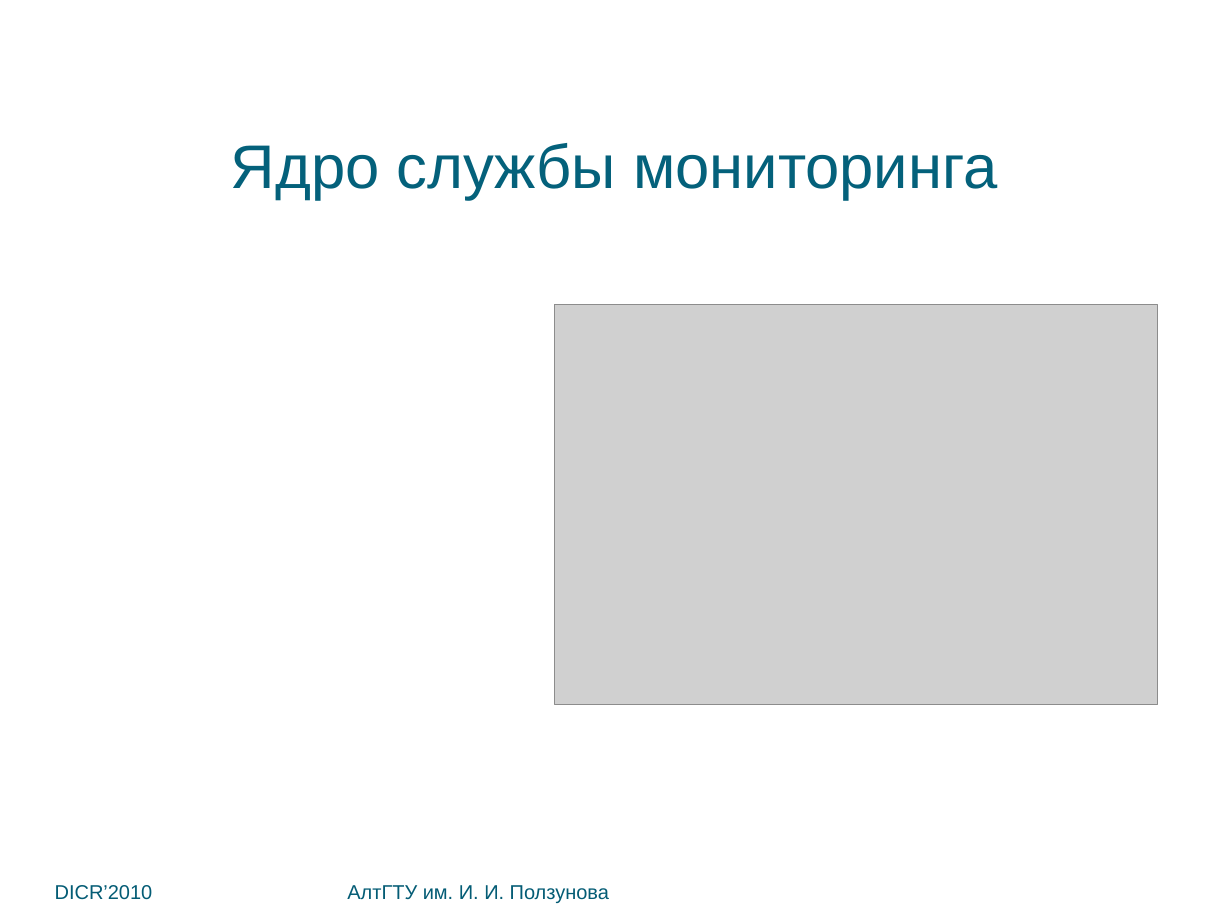
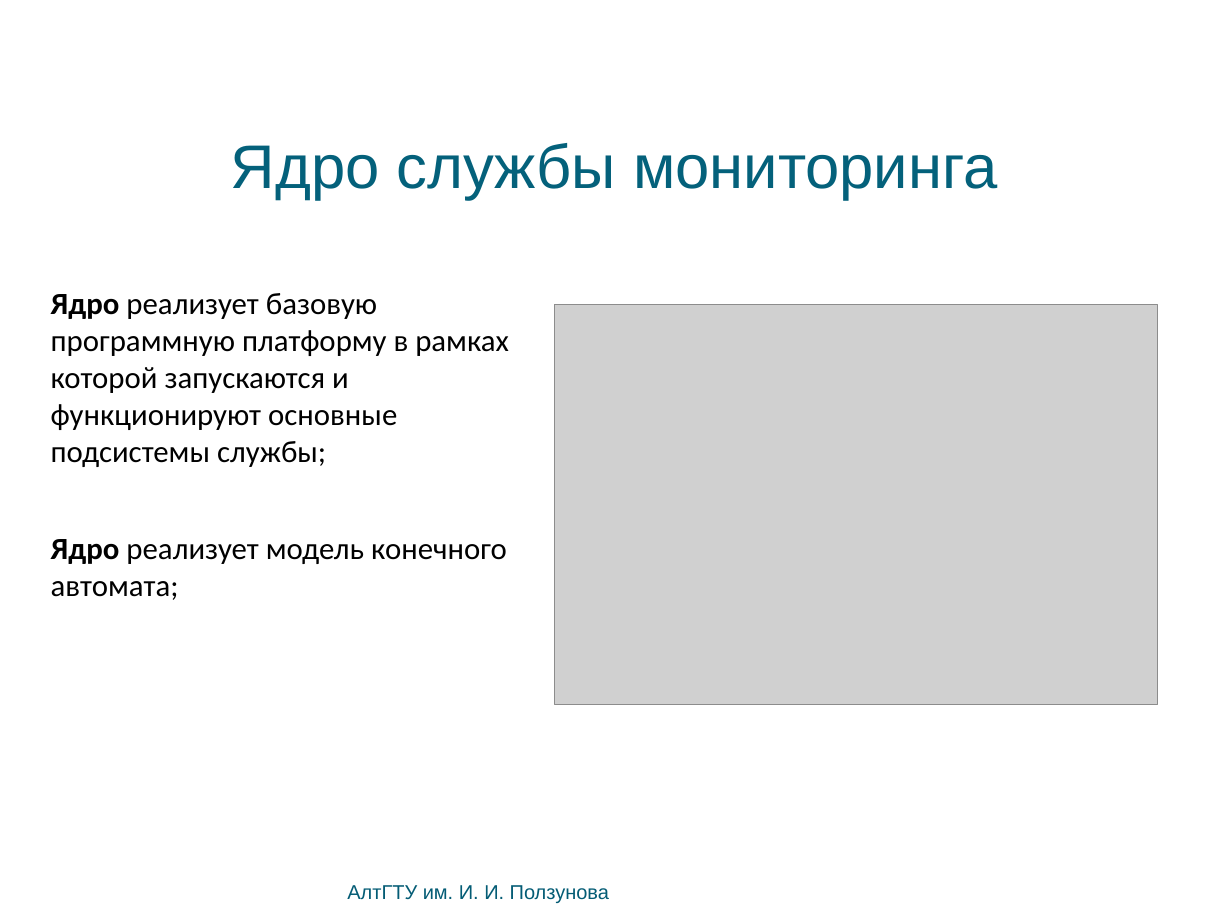
Before and after one commit to bluerain/snoopy, a slide deck: slide 14 of diploma/trunk/ppt/kostyukov.pptx. Drawn at 1232x924 pixels with LibreOffice and Linux fonts; fonts in the diff are those of the drawing; grey boxes stand for pictures; background and template pictures are left out. Boxes give left, top, right and bottom in pixels: in the first picture for what was removed or moved away, otherwise in the second. Text is boxed around its words. In the diff, an @@ line names an element or a change of style, - is before the commit and + after.

```diff
--- a/diploma/trunk/ppt/kostyukov.pptx
+++ b/diploma/trunk/ppt/kostyukov.pptx
@@ text added at (x1=51, y1=293, x2=509, y2=467), 20 pt, text #000000 @@
+Ядро реализует базовую программную платформу в рамках которой запускаются и функционируют основные подсистемы службы;
@@ text added at (x1=51, y1=539, x2=507, y2=600), 20 pt, text #000000 @@
+Ядро реализует модель конечного автомата;
@@ text removed at (x1=55, y1=885, x2=153, y2=900) @@
-DICR’2010
```
Also in this commit, not shown: 10 other slides changed, 3 other files.
